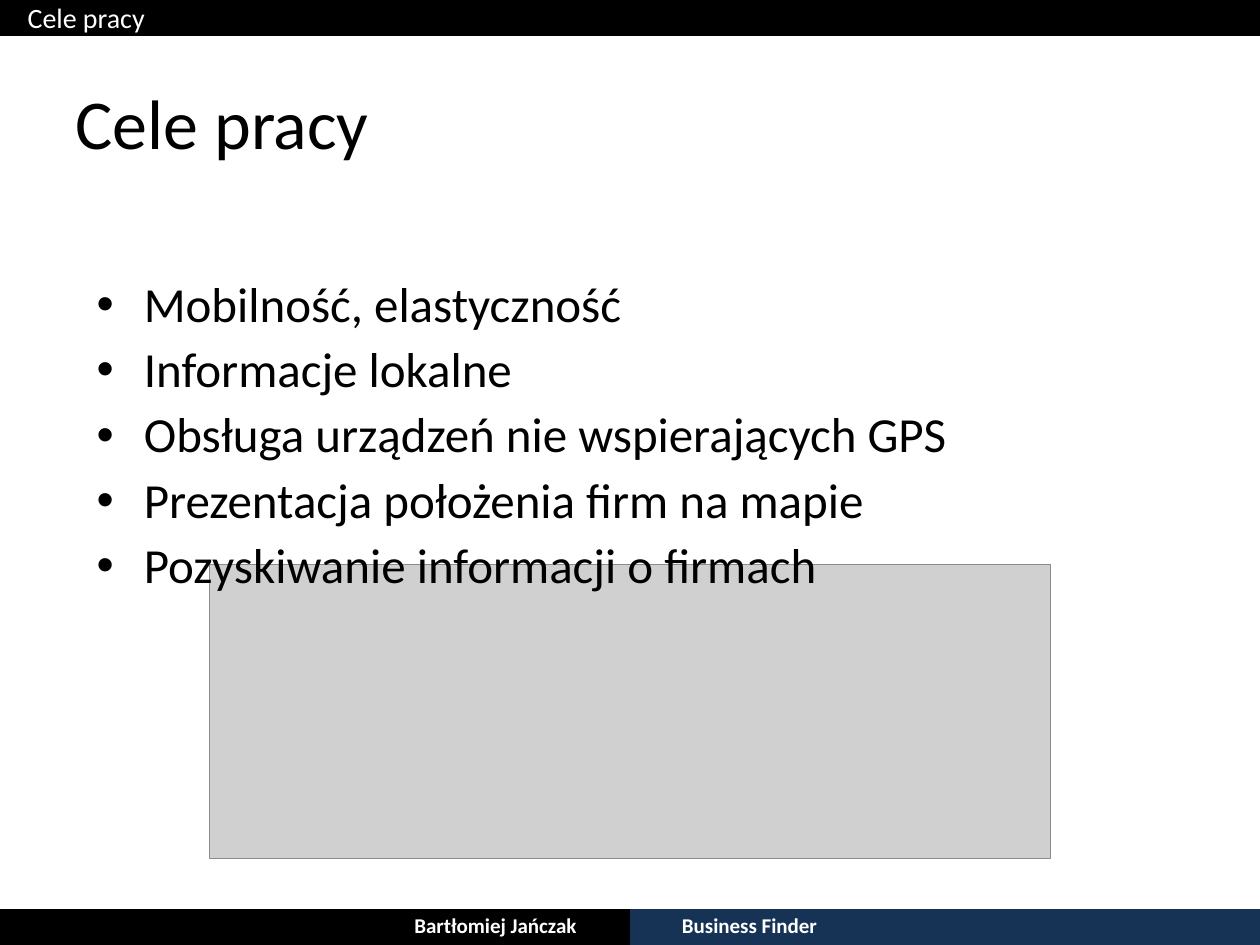
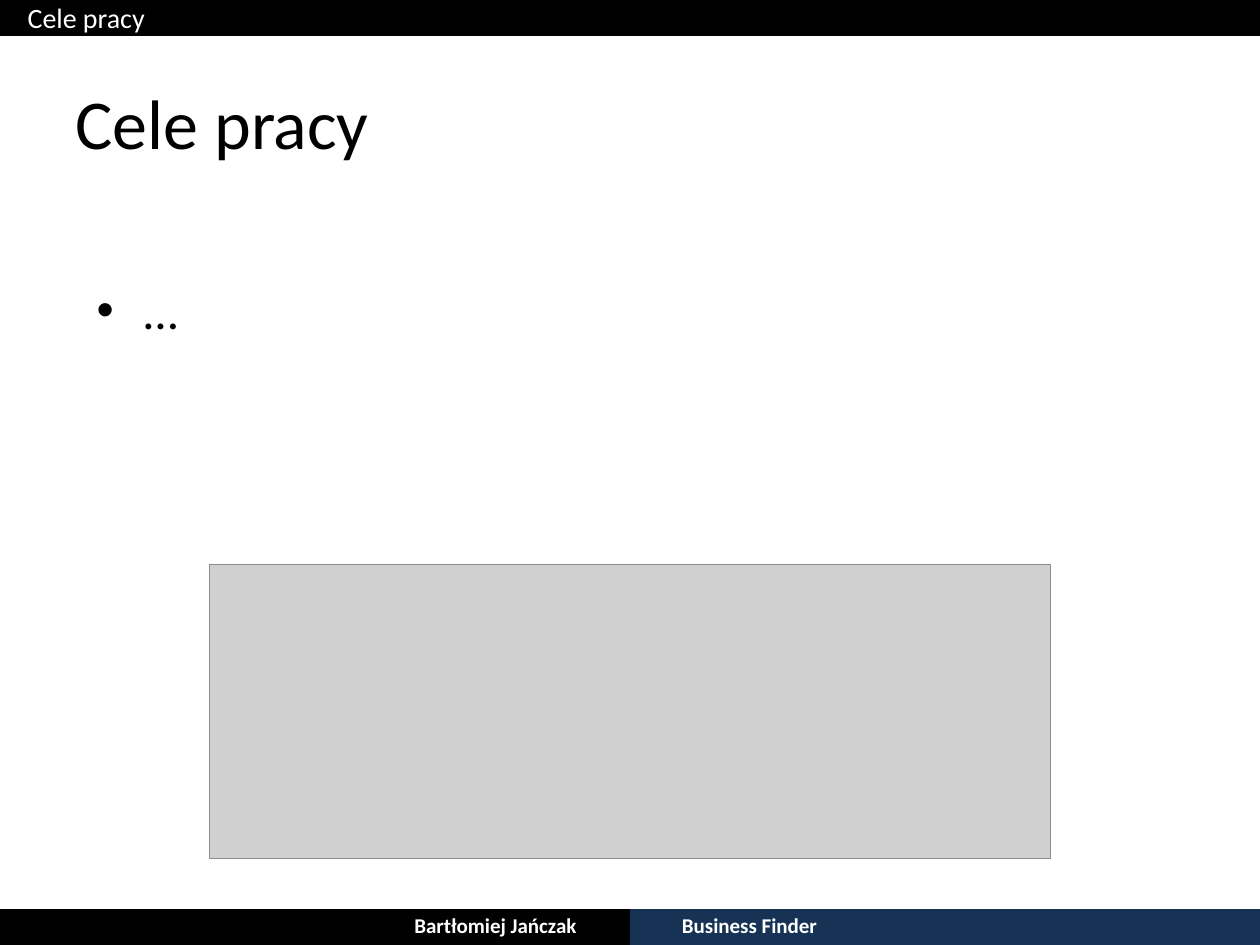
Before and after one commit to bjanczak/mgr, a slide deck: slide 10 of documents/prezentacja/Bartlomiej_Janczak_22_06_2013.ppt (slide 3 before the commit). Drawn at 1260x945 pixels with LibreOffice and Linux fonts; fonts in the diff are those of the drawing; grey boxes stand for pictures. Boxes give left, top, right and bottom in pixels: in the first picture for what was removed or moved away, otherwise in the second. Text is boxed around its words. In the diff, an @@ line names an element or a change of style, - is before the commit and + after.

Commit message:
Prezentacja zrobiona w połowie

```diff
--- a/documents/prezentacja/Bartlomiej_Janczak_22_06_2013.ppt
+++ b/documents/prezentacja/Bartlomiej_Janczak_22_06_2013.ppt
@@ text added at (x1=84, y1=275, x2=1201, y2=602), 28 pt, text #000000 @@
+• …
@@ text removed at (x1=144, y1=288, x2=947, y2=595) @@
-• Mobilność, elastyczność
-• Informacje lokalne
-• Obsługa urządzeń nie wspierających GPS
-• Prezentacja położenia firm na mapie
-• Pozyskiwanie informacji o firmach
```
Also in this commit, not shown: 3 other slides changed, 7 slides added.
